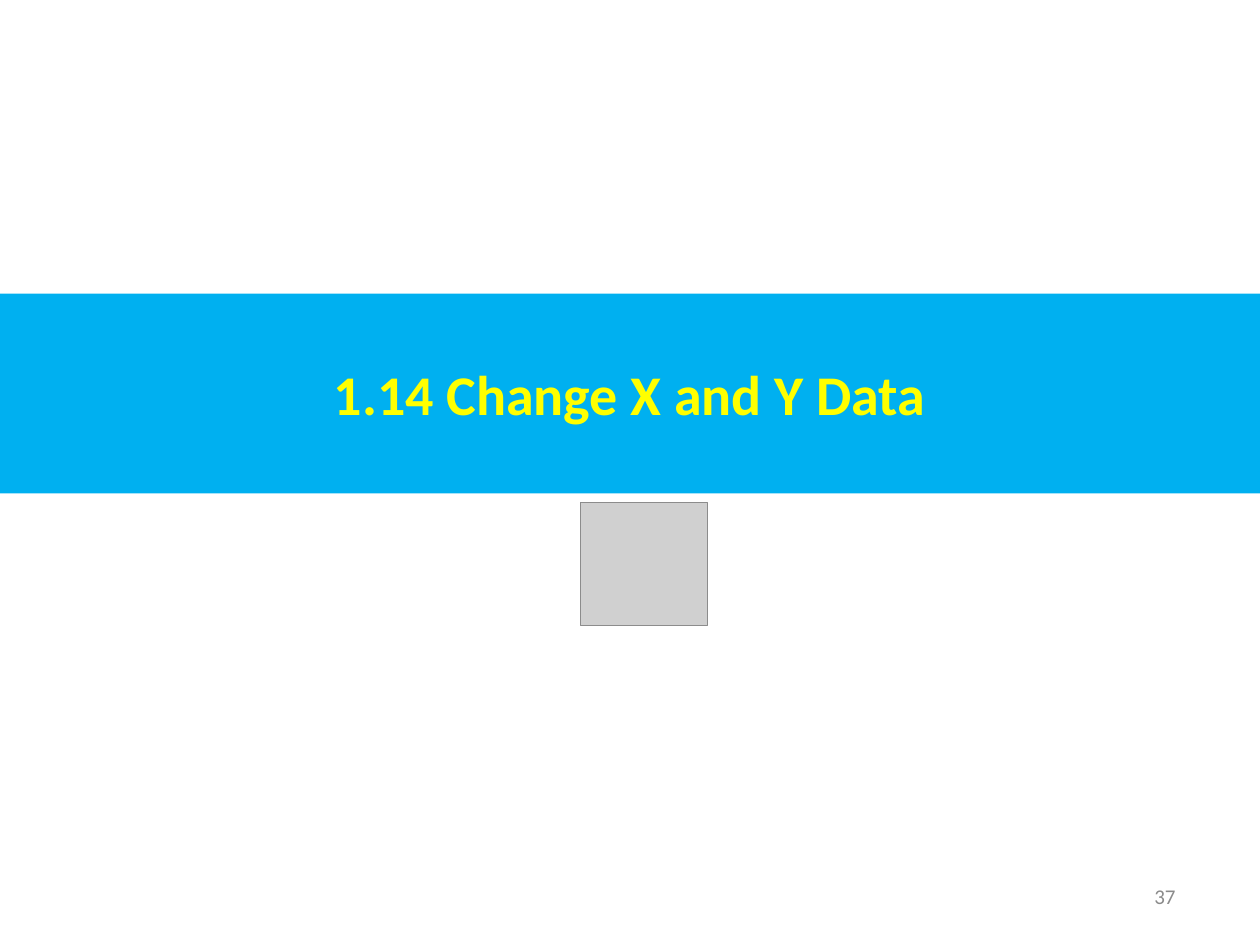
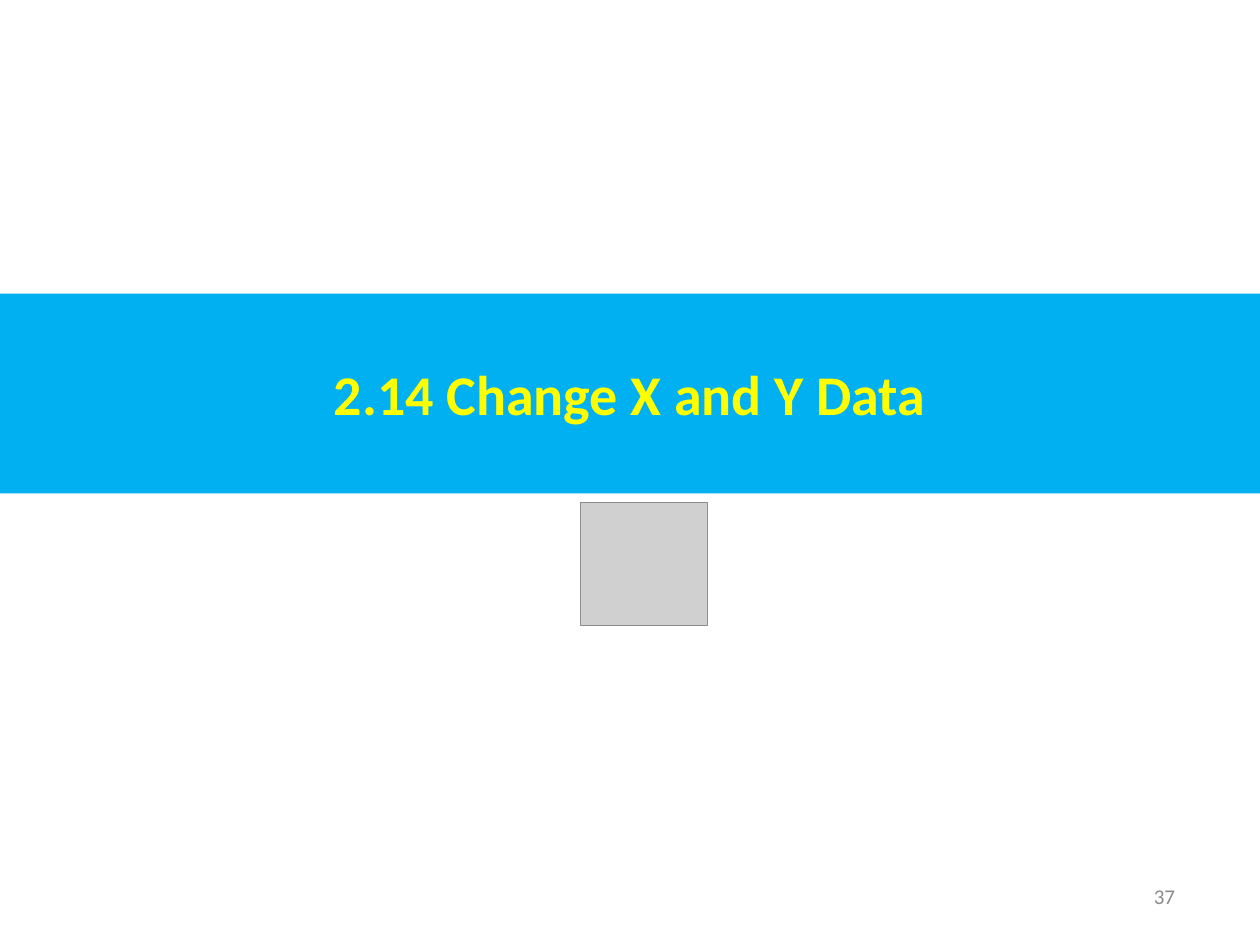
Before and after one commit to peterhchen/AIU_CS511_ML, a slide deck: slide 37 of 000_ML_CB/002_LR_1_Var/001_Video/002_LR_1_Var.ppt. Drawn at 1260x945 pixels with LibreOffice and Linux fonts; fonts in the diff are those of the drawing; grey boxes stand for pictures. Boxes give left, top, right and bottom in pixels: in the first picture for what was removed or moved away, otherwise in the second. Text is boxed around its words. In the diff, an @@ line names an element or a change of style, - is before the commit and + after.

```diff
--- a/000_ML_CB/002_LR_1_Var/001_Video/002_LR_1_Var.ppt
+++ b/000_ML_CB/002_LR_1_Var/001_Video/002_LR_1_Var.ppt
@@ text in rectangle at box(334, 375, 925, 425): text changed @@
-1.14 Change X and Y Data
+2.14 Change X and Y Data
```
Also in this commit, not shown: 39 other slides changed.
